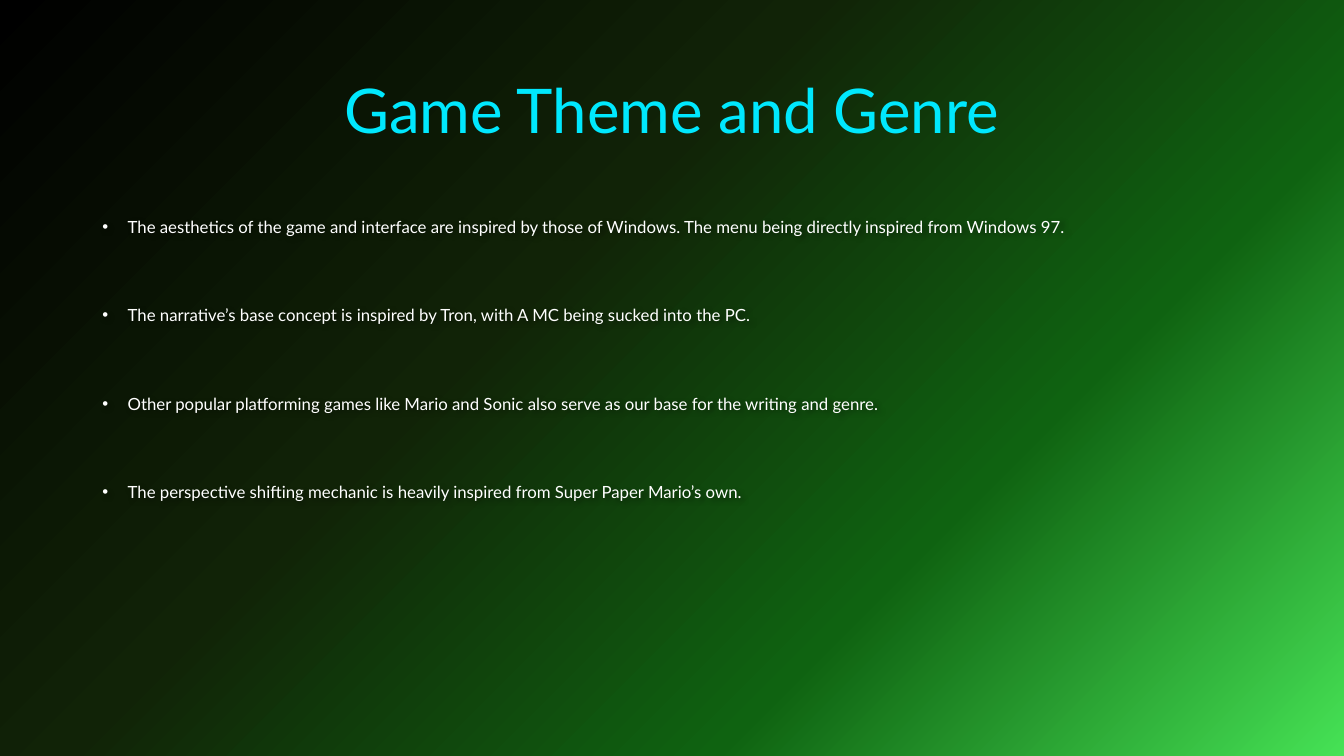
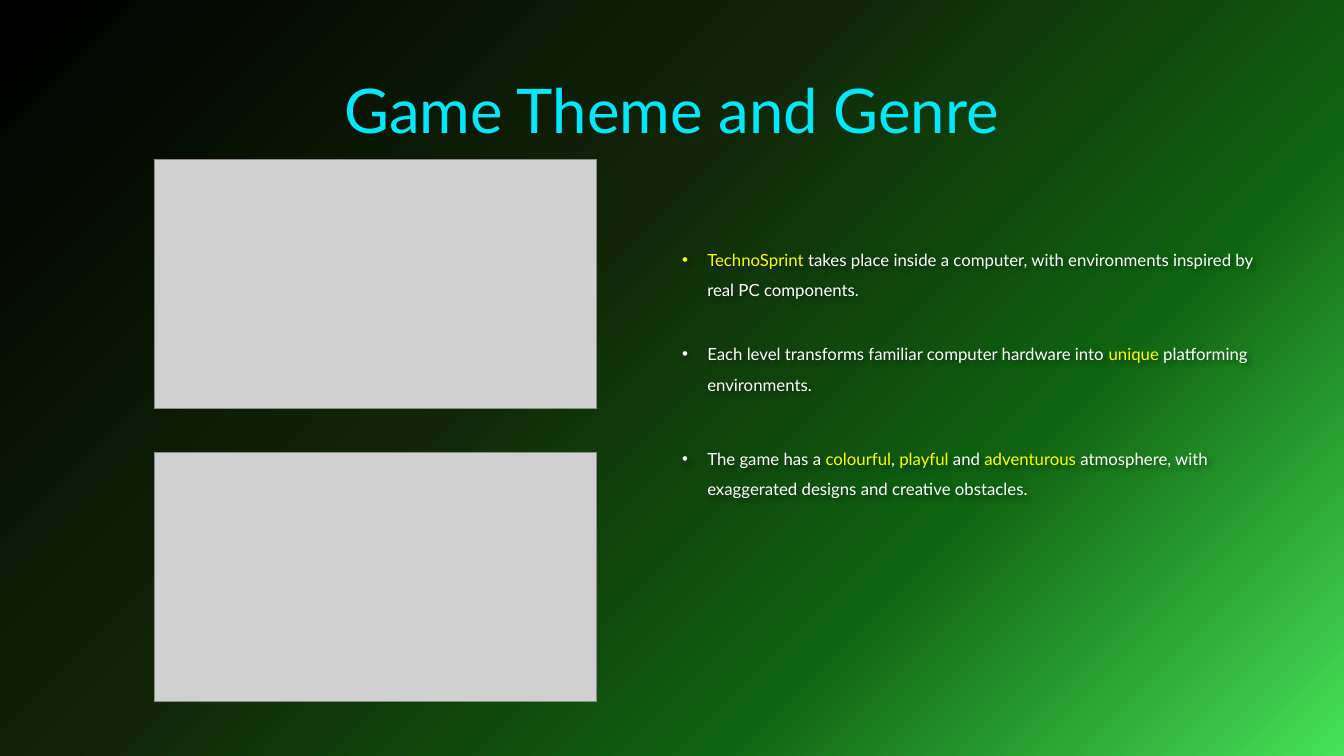
Before and after one commit to forrest10101/Portfolio-Platformer, a slide deck: slide 4 of TechnoSprint Pitch Presentation.pptx. Drawn at 1344x756 pixels with LibreOffice and Linux fonts; fonts in the diff are those of the drawing; grey boxes stand for pictures; background and template pictures are left out. Boxes give left, top, right and bottom in pixels: in the first picture for what was removed or moved away, otherwise in the second. Text is boxed around its words. In the diff, an @@ line names an element or a change of style, - is before the commit and + after.

```diff
--- a/TechnoSprint Pitch Presentation.pptx
+++ b/TechnoSprint Pitch Presentation.pptx
@@ picture added at (154, 159, 597, 408) @@
@@ text at (707, 253, 1253, 498): text changed @@
-• The aesthetics of the game and interface are inspired by those of Windows. The menu being directly inspired from Windows 97.
-• The narrative’s base concept is inspired by Tron, with A MC being sucked into the PC.
-• Other popular platforming games like Mario and Sonic also serve as our base for the writing and genre.
-• The perspective shifting mechanic is heavily inspired from Super Paper Mario’s own.
+• TechnoSprint takes place inside a computer, with environments inspired by real PC components.
+• Each level transforms familiar computer hardware into unique platforming environments.
+• The game has a colourful, playful and adventurous atmosphere, with exaggerated designs and creative obstacles.
@@ picture added at (154, 453, 597, 702) @@
```
Also in this commit, not shown: 5 other slides changed, 1 slide added, 1 slide removed.
